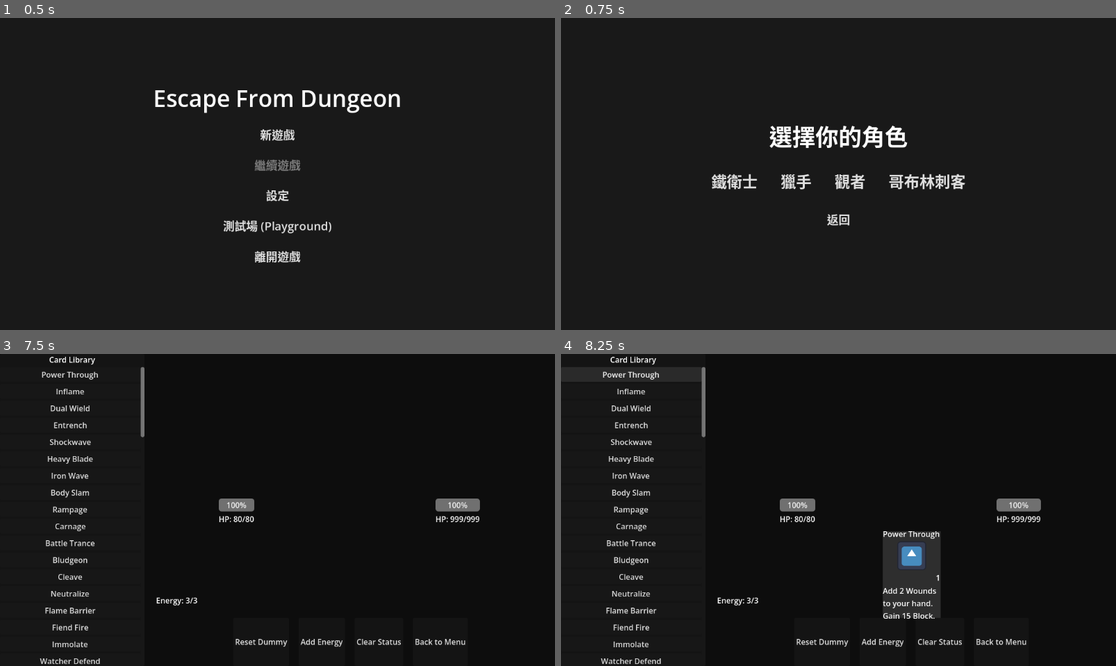
Above: before the commit, frames 1-4 (two rows, left to right).
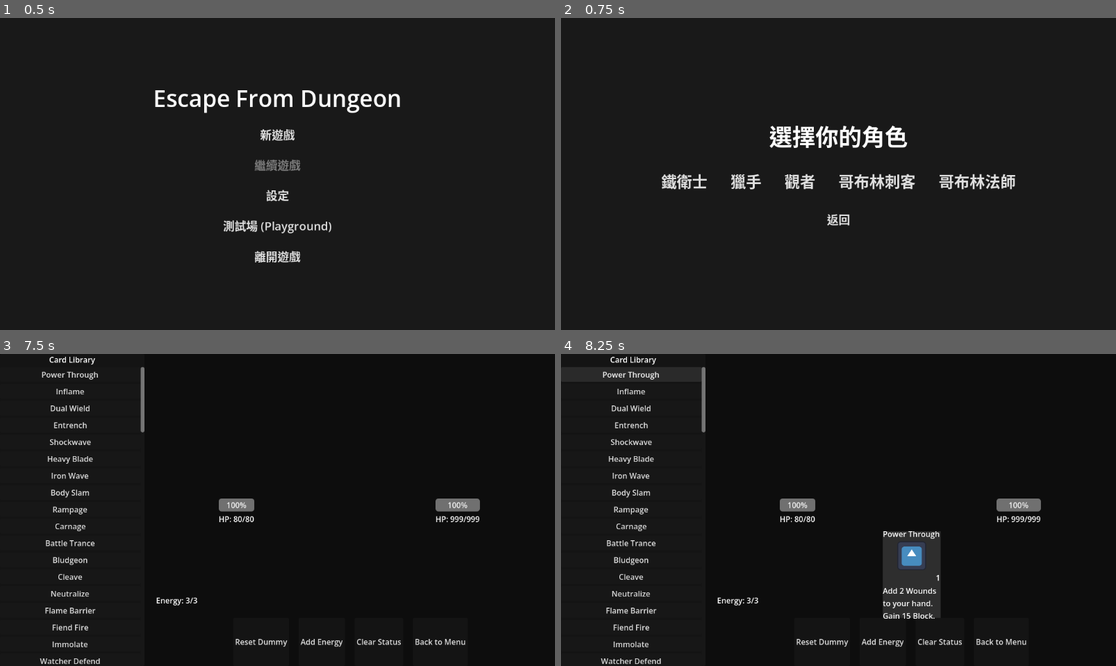
Above: after the commit, the same moments.

Repository: kokonao-ts/EscapeFromDungeon
Game: Godot game, scene res://src/ui/main_menu/MainMenu.tscn
The game is run twice, just before and just after one commit, with the same random seed, the same clock (stepped at 60 frames per second) and the same inputs.
Inputs:
- Up to frame 1 (0.5 s): no input
- Up to frame 2 (0.75 s): click "新遊戲" at 0.5 s
- Up to frame 3 (7.5 s): click "鐵衛士" at 1.25 s; click "Combat" at 2 s; click "End Turn" at 2.75 s; click "選單" at 3.5 s; click "繼續遊戲" at 4.25 s; click "End Turn" at 5 s; click "選單" at 5.75 s; click "返回標題畫面" at 6.5 s; click "測試場 (Playground)" at 7.25 s
- Up to frame 4 (8.25 s): click "Power Through" at 8 s

Frame 1 is identical in both runs. In frame 2, 1.8% of the frame differs, in the area x 18-82%, y 49-56%; in frame 3, less than 0.1%; in frame 4, less than 0.1%.

Commit message:
Fix typed array error and implement Goblin Assassin/Mage with body-switching
- Fix 'Invalid type' error in Playground.gd and RunManager.gd using typed arrays and .assign().
- Implement Goblin Assassin and Goblin Mage characters with a unique possession/body-switching system.
- Add 'Body' system to RunManager for tracking possessed enemies, persistent health, and dynamic decks.
- Update CombatManager to handle 'Execute Knife' and 'Body Swap' mechanics, including mid-combat deck/hand updates.
- Create special card resources for both classes and shared Goblin/Magic cards.
- Add both characters to the character selection UI.
- Fix 'revert_to_core' logic to prevent out-of-bounds crashes during body shifting.
- Ensure class identity by setting Mage-specific magic cards to the correct character class.

Co-authored-by: kokonao-ts <218340163+kokonao-ts@users.noreply.github.com>

Diff:
--- a/src/cards/CardResource.gd
+++ b/src/cards/CardResource.gd
@@ -3,7 +3,7 @@
 
 enum Type { ATTACK, SKILL, POWER }
 enum Target { ENEMY, SELF, ALL_ENEMIES }
-enum CharacterClass { IRONCLAD, SILENT, WATCHER, NEUTRAL, GOBLIN_ASSASSIN }
+enum CharacterClass { IRONCLAD, SILENT, WATCHER, NEUTRAL, GOBLIN_ASSASSIN, GOBLIN_MAGE, GOBLIN_SHARED }
 
 @export var card_id: String = ""
 @export var card_name: String = "Card"
--- /dev/null
+++ b/src/cards/resources/BodySwap.tres
@@ -0,0 +1,28 @@
+[gd_resource type="Resource" script_class="CardResource" load_steps=2 format=3]
+
+[ext_resource type="Script" path="res://src/cards/CardResource.gd" id="1_script"]
+
+[resource]
+script = ExtResource("1_script")
+card_id = "body_swap"
+card_name = "交換身體"
+character_class = 5
+cost = 2
+type = 1
+target = 0
+icon = "card_placeholder.png"
+description = "若生命值低於 25%，與敵人交換身體並將其斬殺。
+接管敵人的身體繼續戰鬥。"
+damage = 0
+block = 0
+draw_cards = 0
+energy_gain = 0
+hits = 1
+vulnerable = 0
+weak = 0
+strength = 0
+burn = 0
+chill = 0
+exhaust = true
+self_damage = 0
+free_if_chilled = false
--- /dev/null
+++ b/src/cards/resources/Fireball.tres
@@ -0,0 +1,28 @@
+[gd_resource type="Resource" script_class="CardResource" load_steps=2 format=3]
+
+[ext_resource type="Script" path="res://src/cards/CardResource.gd" id="1_script"]
+
+[resource]
+script = ExtResource("1_script")
+card_id = "fireball"
+card_name = "火球術"
+character_class = 5
+cost = 2
+type = 0
+target = 0
+icon = "card_placeholder.png"
+description = "造成 14 點傷害。
+施加 5 點燃燒。"
+damage = 14
+block = 0
+draw_cards = 0
+energy_gain = 0
+hits = 1
+vulnerable = 0
+weak = 0
+strength = 0
+burn = 5
+chill = 0
+exhaust = false
+self_damage = 0
+free_if_chilled = false
--- /dev/null
+++ b/src/cards/resources/Frostbolt.tres
@@ -0,0 +1,28 @@
+[gd_resource type="Resource" script_class="CardResource" load_steps=2 format=3]
+
+[ext_resource type="Script" path="res://src/cards/CardResource.gd" id="1_script"]
+
+[resource]
+script = ExtResource("1_script")
+card_id = "frostbolt"
+card_name = "寒冰箭"
+character_class = 5
+cost = 1
+type = 0
+target = 0
+icon = "card_placeholder.png"
+description = "造成 8 點傷害。
+施加 3 點寒冷。"
+damage = 8
+block = 0
+draw_cards = 0
+energy_gain = 0
+hits = 1
+vulnerable = 0
+weak = 0
+strength = 0
+burn = 0
+chill = 3
+exhaust = false
+self_damage = 0
+free_if_chilled = false
--- /dev/null
+++ b/src/cards/resources/GoblinRally.tres
@@ -0,0 +1,28 @@
+[gd_resource type="Resource" script_class="CardResource" load_steps=2 format=3]
+
+[ext_resource type="Script" path="res://src/cards/CardResource.gd" id="1_script"]
+
+[resource]
+script = ExtResource("1_script")
+card_id = "goblin_rally"
+card_name = "哥布林集結"
+character_class = 6
+cost = 1
+type = 1
+target = 1
+icon = "card_placeholder.png"
+description = "獲得 8 點護甲。
+若本回合已出過攻擊牌，額外獲得 4 點護甲。"
+damage = 0
+block = 8
+draw_cards = 0
+energy_gain = 0
+hits = 1
+vulnerable = 0
+weak = 0
+strength = 0
+burn = 0
+chill = 0
+exhaust = false
+self_damage = 0
+free_if_chilled = false
--- /dev/null
+++ b/src/cards/resources/GoblinStrike.tres
@@ -0,0 +1,28 @@
+[gd_resource type="Resource" script_class="CardResource" load_steps=2 format=3]
+
+[ext_resource type="Script" path="res://src/cards/CardResource.gd" id="1_script"]
+
+[resource]
+script = ExtResource("1_script")
+card_id = "goblin_strike"
+card_name = "哥布林打擊"
+character_class = 6
+cost = 1
+type = 0
+target = 0
+icon = "card_placeholder.png"
+description = "造成 7 點傷害。
+抽 1 張牌。"
+damage = 7
+block = 0
+draw_cards = 1
+energy_gain = 0
+hits = 1
+vulnerable = 0
+weak = 0
+strength = 0
+burn = 0
+chill = 0
+exhaust = false
+self_damage = 0
+free_if_chilled = false
--- /dev/null
+++ b/src/cards/resources/ManaBarrier.tres
@@ -0,0 +1,28 @@
+[gd_resource type="Resource" script_class="CardResource" load_steps=2 format=3]
+
+[ext_resource type="Script" path="res://src/cards/CardResource.gd" id="1_script"]
+
+[resource]
+script = ExtResource("1_script")
+card_id = "mana_barrier"
+card_name = "法力護盾"
+character_class = 5
+cost = 1
+type = 1
+target = 1
+icon = "card_placeholder.png"
+description = "獲得 10 點護甲。
+若寒冷或燃燒高於 1，護甲加倍。"
+damage = 0
+block = 10
+draw_cards = 0
+energy_gain = 0
+hits = 1
+vulnerable = 0
+weak = 0
+strength = 0
+burn = 0
+chill = 0
+exhaust = false
+self_damage = 0
+free_if_chilled = false
--- a/src/combat/CombatManager.gd
+++ b/src/combat/CombatManager.gd
@@ -153,7 +153,26 @@
 					RunManager.possess_enemy(target.enemy_resource)
 					# Reset deck for the new body during combat
 					deck_manager.setup_deck(RunManager.deck)
+					deck_manager.draw_cards(5)
 					player.update_ui()
+
+		# Body Swap mechanic for Goblin Mage
+		if RunManager.character_class == RunManager.CharacterClass.GOBLIN_MAGE:
+			if card.card_id == "body_swap" and target:
+				var hp_threshold = player.stats.max_hp * 0.25
+				if player.stats.hp <= hp_threshold:
+					if target is Enemy and target.enemy_resource:
+						print("Body Swapping with %s!" % target.enemy_resource.enemy_name)
+						# Kill the target
+						target.take_damage(9999)
+						# Possess the body
+						RunManager.possess_enemy(target.enemy_resource)
+						# Reset deck for the new body during combat
+						deck_manager.setup_deck(RunManager.deck)
+						deck_manager.draw_cards(5)
+						player.update_ui()
+				else:
+					print("HP too high for Body Swap!")
 
 		check_enemies_alive()
 	else:
@@ -173,6 +192,7 @@
 				if RunManager.revert_to_core():
 					print("Body died! Reverting to core...")
 					deck_manager.setup_deck(RunManager.deck)
+					deck_manager.draw_cards(5)
 					player.update_ui()
 					transition_to(State.ENEMY_TURN)
 					return
@@ -211,6 +231,7 @@
 			if RunManager.revert_to_core():
 				print("Body died! Reverting to core...")
 				deck_manager.setup_deck(RunManager.deck)
+				deck_manager.draw_cards(5)
 				player.update_ui()
 				transition_to(State.START_TURN)
 				return
--- a/src/common/RunManager.gd
+++ b/src/common/RunManager.gd
@@ -1,6 +1,6 @@
 extends Node
 
-enum CharacterClass { IRONCLAD, SILENT, WATCHER, NEUTRAL, GOBLIN_ASSASSIN }
+enum CharacterClass { IRONCLAD, SILENT, WATCHER, NEUTRAL, GOBLIN_ASSASSIN, GOBLIN_MAGE, GOBLIN_SHARED }
 
 var player_stats: Stats
 var deck: Array[CardResource] = []
@@ -64,6 +64,18 @@
 			core_body.hp = 50
 			core_body.deck.assign([execute_knife])
 			bodies.append(core_body)
+		CharacterClass.GOBLIN_MAGE:
+			player_stats.max_hp = 40
+			var body_swap = load("res://src/cards/resources/BodySwap.tres")
+			fixed_cards.assign([body_swap])
+			deck.assign([body_swap])
+
+			var core_body = Body.new()
+			core_body.name = "哥布林法師"
+			core_body.max_hp = 40
+			core_body.hp = 40
+			core_body.deck.assign([body_swap])
+			bodies.append(core_body)
 
 	player_stats.hp = player_stats.max_hp
 	gold = 99
@@ -115,9 +127,13 @@
 		while file_name != "":
 			if file_name.ends_with(".tres"):
 				var card = load(all_cards_path + file_name) as CardResource
-				# 3 is NEUTRAL
-				if card and (card.character_class == character_class or card.character_class == 3):
-					pool.append(card)
+				# 3 is NEUTRAL, 6 is GOBLIN_SHARED
+				var is_goblin = character_class == CharacterClass.GOBLIN_ASSASSIN or character_class == CharacterClass.GOBLIN_MAGE
+				if card:
+					if card.character_class == character_class or card.character_class == 3:
+						pool.append(card)
+					elif is_goblin and card.character_class == 6:
+						pool.append(card)
 			file_name = dir.get_next()
 	return pool
 
@@ -139,14 +155,14 @@
 		card.vulnerable = action.vulnerable
 		card.weak = action.weak
 		card.cost = 1 # Default cost for enemy moves
-		card.character_class = CharacterClass.GOBLIN_ASSASSIN
+		card.character_class = character_class
 		card.icon = "card_placeholder.png"
 		enemy_deck.append(card)
 
 	# If no actions, give some default strikes
 	if enemy_deck.is_empty():
 		var strike = load("res://src/cards/resources/Strike.tres").duplicate()
-		strike.character_class = CharacterClass.GOBLIN_ASSASSIN
+		strike.character_class = character_class
 		strike.card_name = "Strike (Fallback)"
 		enemy_deck = [strike, strike, strike]
 
@@ -160,8 +176,8 @@
 	if index < 0 or index >= bodies.size():
 		return
 
-	# Save current HP if we are in a run
-	if is_run_active:
+	# Save current HP if we are in a run and current index is still valid
+	if is_run_active and current_body_index < bodies.size():
 		bodies[current_body_index].hp = player_stats.hp
 
 	current_body_index = index
@@ -186,5 +202,7 @@
 
 	# Current body is dead
 	bodies.remove_at(current_body_index)
+	# Set to invalid index so switch_body doesn't try to save HP to the shifted array
+	current_body_index = -1
 	switch_body(0)
 	return true
--- a/src/ui/CharacterSelection.gd
+++ b/src/ui/CharacterSelection.gd
@@ -16,5 +16,9 @@
 	RunManager.initialize_run(RunManager.CharacterClass.GOBLIN_ASSASSIN)
 	get_tree().change_scene_to_file("res://src/map/MapRoom.tscn")
 
+func _on_goblin_mage_pressed():
+	RunManager.initialize_run(RunManager.CharacterClass.GOBLIN_MAGE)
+	get_tree().change_scene_to_file("res://src/map/MapRoom.tscn")
+
 func _on_back_pressed():
 	get_tree().change_scene_to_file("res://src/ui/main_menu/MainMenu.tscn")
--- a/src/ui/CharacterSelection.tscn
+++ b/src/ui/CharacterSelection.tscn
@@ -67,6 +67,11 @@
 theme_override_font_sizes/font_size = 32
 text = "哥布林刺客"
 
+[node name="GoblinMageButton" type="Button" parent="VBoxContainer/HBoxContainer"]
+layout_mode = 2
+theme_override_font_sizes/font_size = 32
+text = "哥布林法師"
+
 [node name="BackButton" type="Button" parent="VBoxContainer"]
 layout_mode = 2
 size_flags_horizontal = 4
@@ -77,4 +82,5 @@
 [connection signal="pressed" from="VBoxContainer/HBoxContainer/SilentButton" to="." method="_on_silent_pressed"]
 [connection signal="pressed" from="VBoxContainer/HBoxContainer/WatcherButton" to="." method="_on_watcher_pressed"]
 [connection signal="pressed" from="VBoxContainer/HBoxContainer/GoblinAssassinButton" to="." method="_on_goblin_assassin_pressed"]
+[connection signal="pressed" from="VBoxContainer/HBoxContainer/GoblinMageButton" to="." method="_on_goblin_mage_pressed"]
 [connection signal="pressed" from="VBoxContainer/BackButton" to="." method="_on_back_pressed"]
